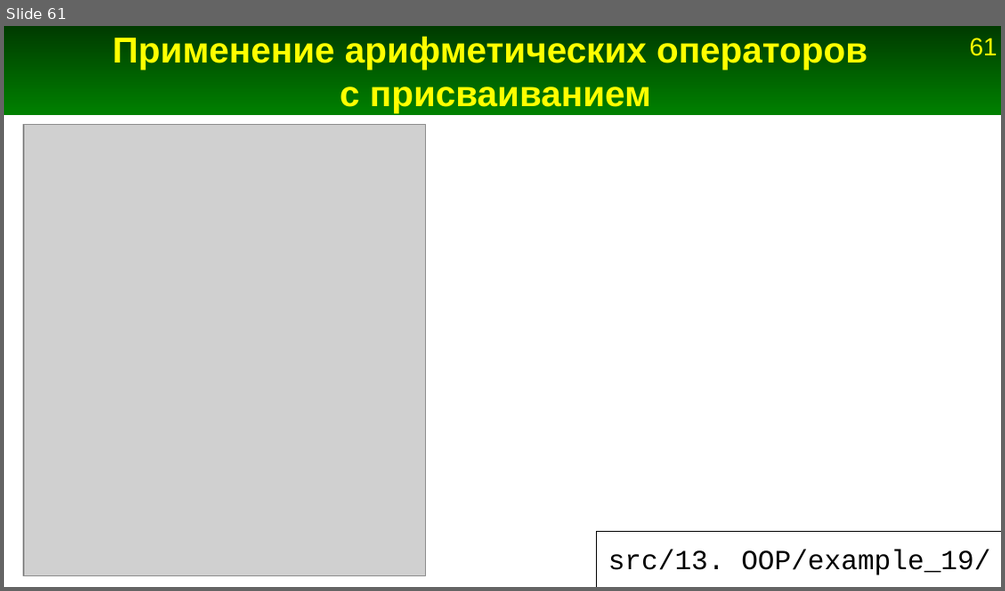
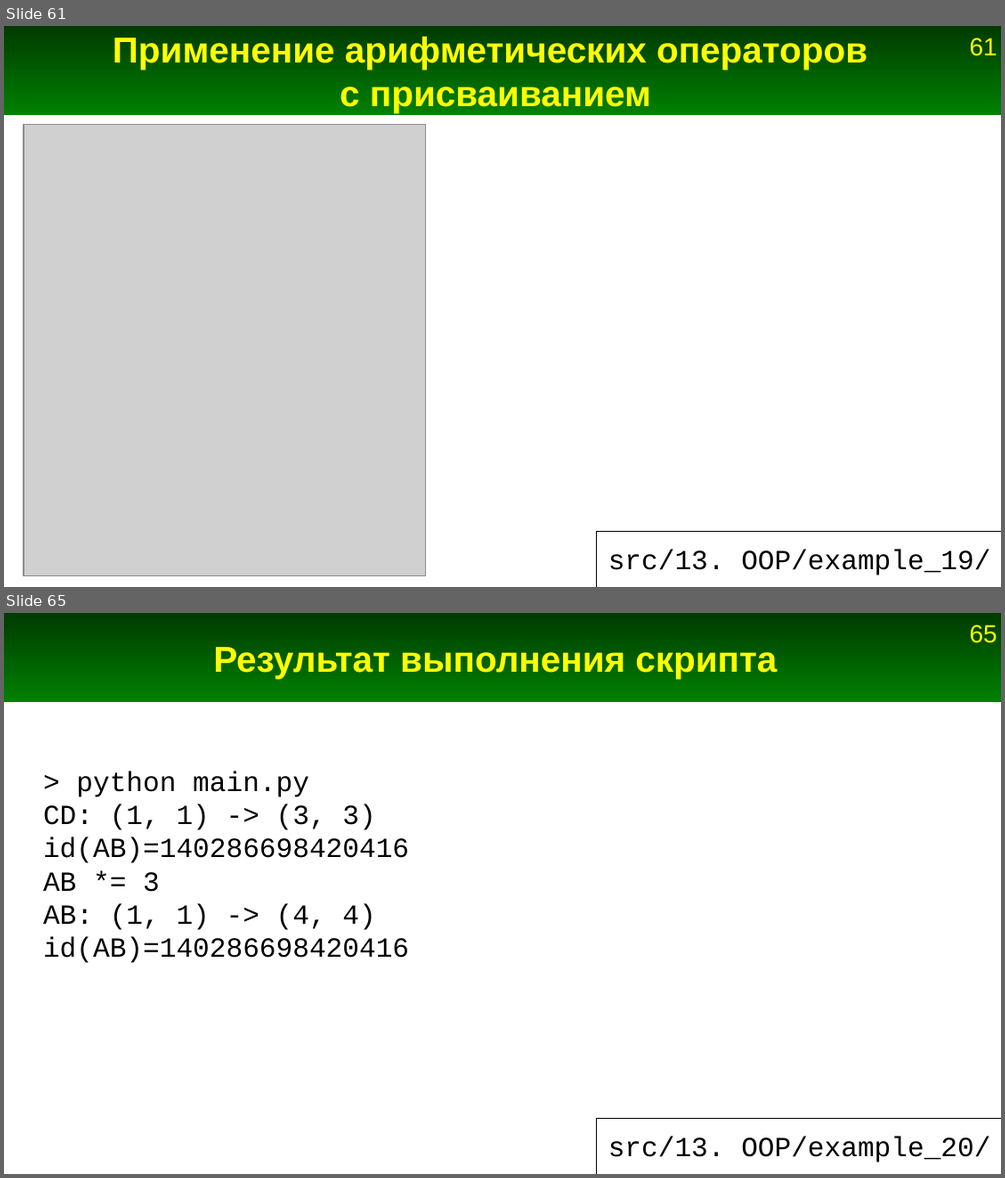
Before and after one commit to Jenyay/python-lectures, a slide deck: presentations/13. OOP.odp. Shown one above the other, each under a label of ours: slide 61 before the commit, slides 61 and 65 after it; the slides between them are not shown. The pictures are 1005x591 and 1005x1178 pixels, drawn with LibreOffice and Linux fonts; fonts in the diff are those of the drawing; grey boxes stand for pictures. Boxes give left, top, right and bottom in pixels: in the first picture for what was removed or moved away, otherwise in the second. Text is boxed around its words. In the diff, an @@ line names an element or a change of style, - is before the commit and + after.

```diff
--- a/presentations/13. OOP.odp
+++ b/presentations/13. OOP.odp
@@ slide 65 added at (4, 613, 1001, 1174), background #FFFFFF; not listed: 2 template elements that a slide beside it also shows @@
@@ title added at (213, 647, 777, 678), 26 pt, text #FFFF00, bold @@
+Результат выполнения скрипта
@@ text added at (43, 771, 409, 963), 20 pt, text #000000 @@
+> python main.py
+CD: (1, 1) -> (3, 3)
+id(AB)=140286698420416
+AB *= 3
+AB: (1, 1) -> (4, 4)
+id(AB)=140286698420416
@@ line added from (596, 1118) to (1001, 1118), #000000 0 pt @@
@@ line added from (596, 1118) to (596, 1174), #000000 0 pt @@
@@ title added at (608, 1136, 990, 1162), 20 pt, text #000000 @@
+src/13. OOP/example_20/
```
Also in this commit, not shown: 1 slide changed, 9 other slides added, 9 other files.
